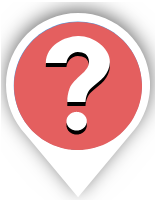
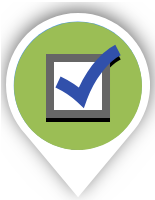
Revision of a layered 155px x 200px image; what changed, layer by layer:
added layer "Method Draw Image(1).png" above "Method Draw Image.png" over 14, 22, 142, 150
hid "Method Draw Image.png" over 14, 22, 142, 150
